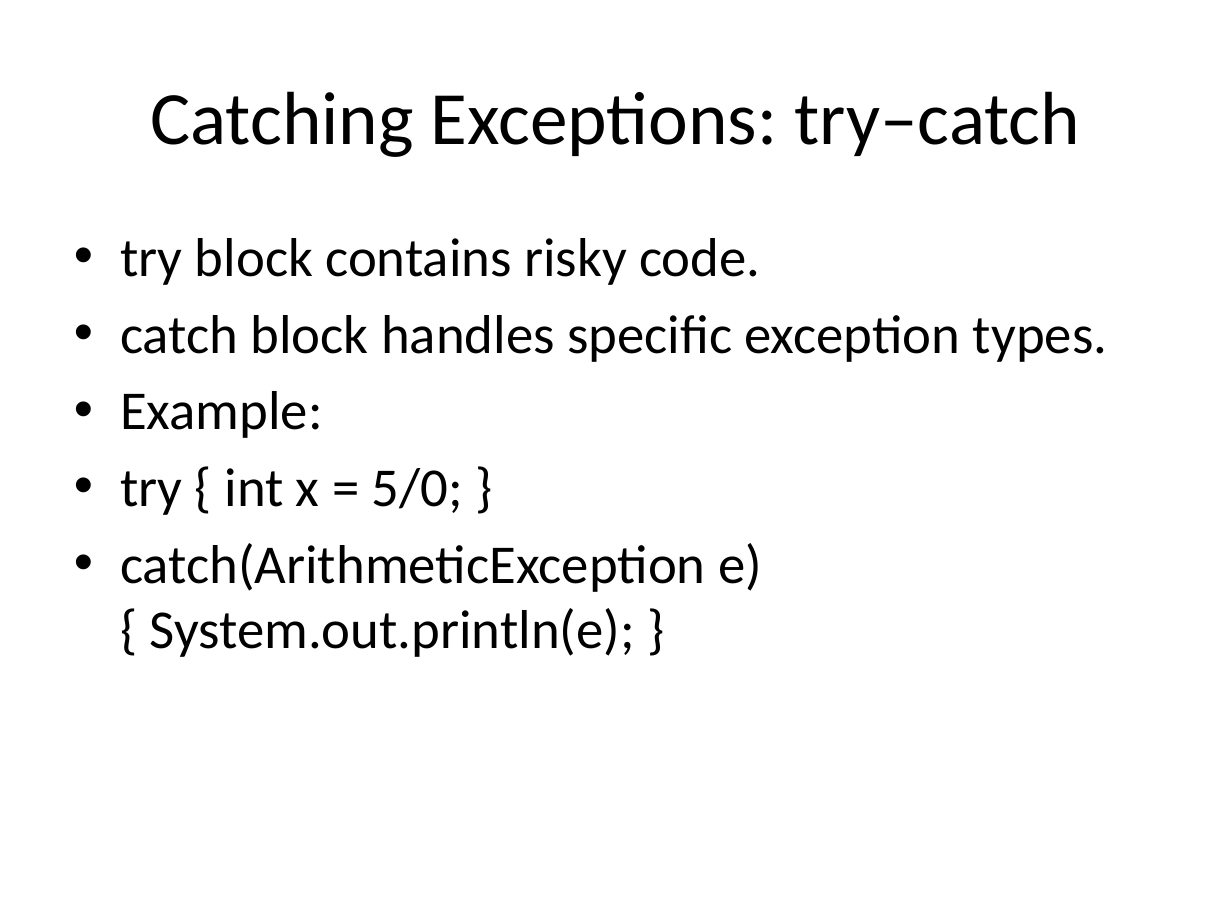
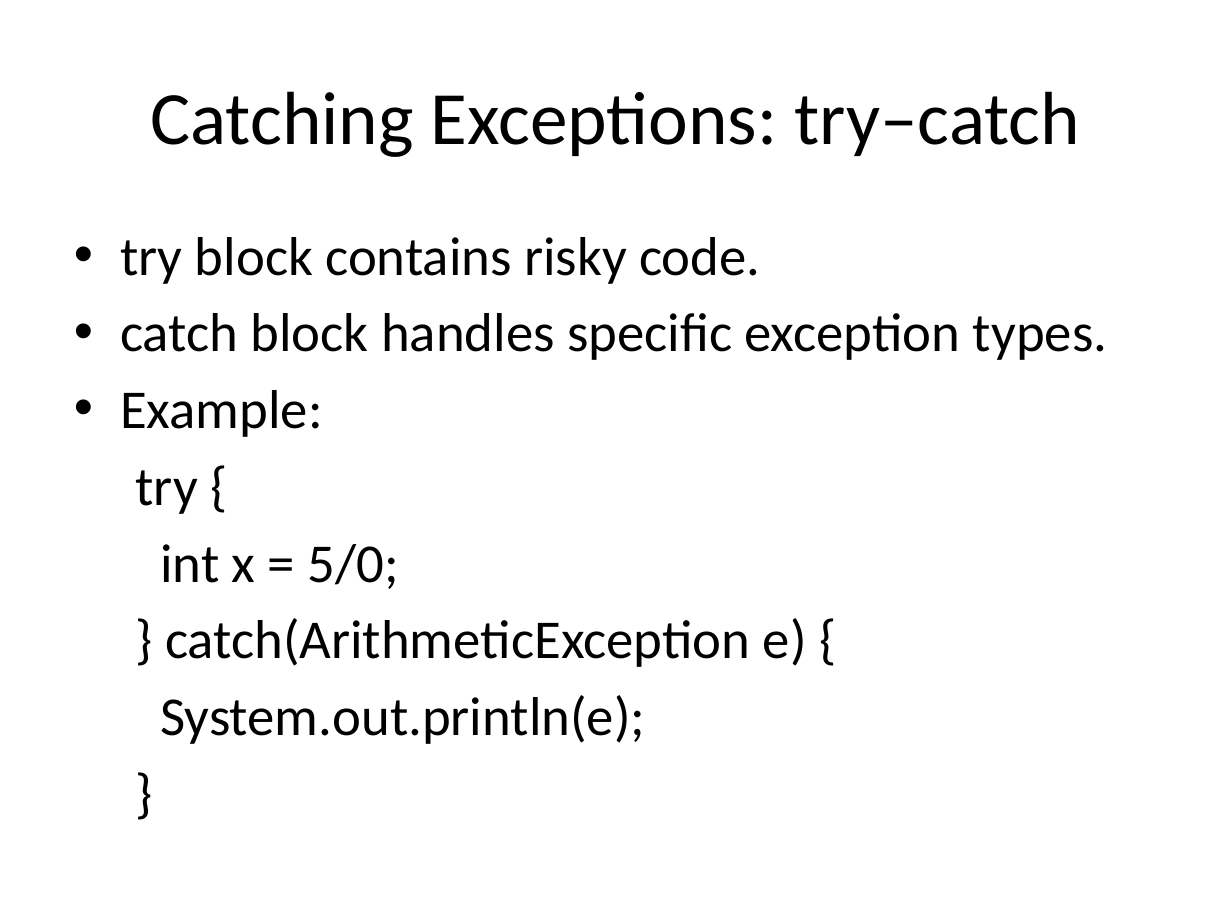
Before and after one commit to prasea2018/oop-in-java, a slide deck: slide 6 of Slides/Unit5_Exceptions.pptx. Drawn at 1232x924 pixels with LibreOffice and Linux fonts; fonts in the diff are those of the drawing. Boxes give left, top, right and bottom in pixels: in the first picture for what was removed or moved away, otherwise in the second. Text is boxed around its words. In the diff, an @@ line names an element or a change of style, - is before the commit and + after.

```diff
--- a/Slides/Unit5_Exceptions.pptx
+++ b/Slides/Unit5_Exceptions.pptx
@@ text at box(136, 470, 807, 744): text changed @@
-• try { int x = 5/0; }
-• catch(ArithmeticException e) { System.out.println(e); }
+try {
+int x = 5/0;
+} catch(ArithmeticException e) {
+System.out.println(e);
+}
```
Also in this commit, not shown: 5 other slides changed, 5 other files.
